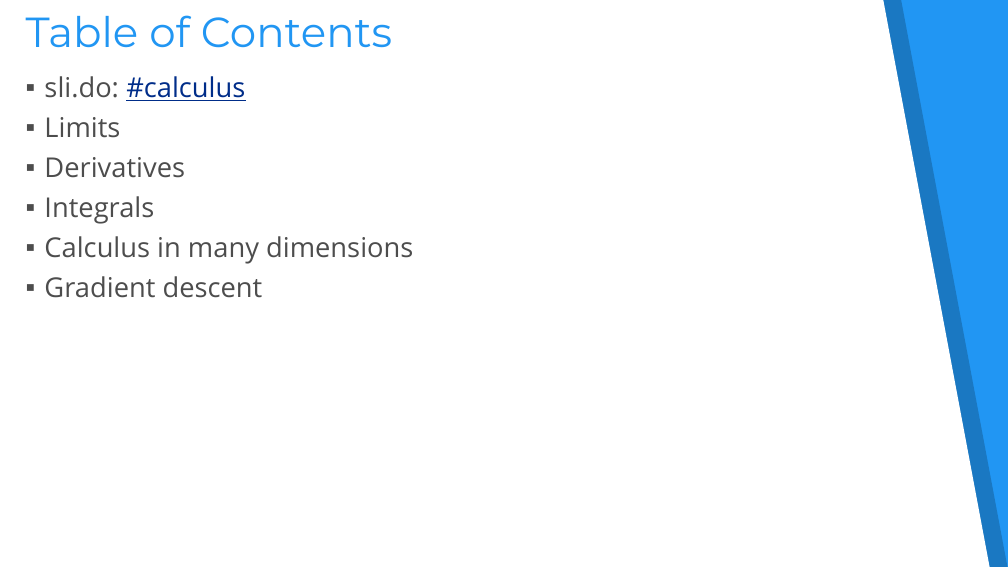
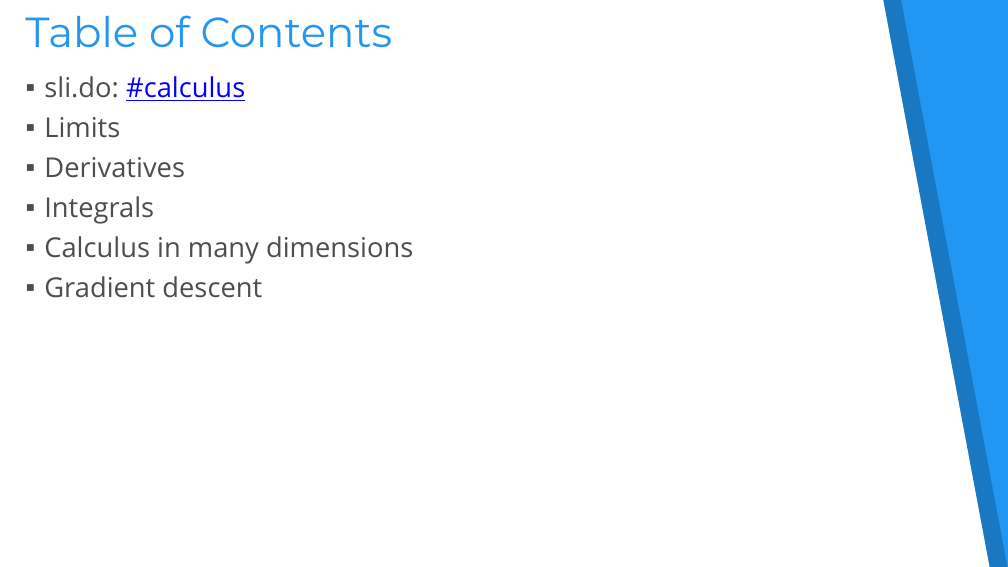
Before and after one commit to aquaruiz/Math_Concepts, a slide deck: slide 2 of 08. Calculus-Exercise/07. Calculus.pptx. Drawn at 1008x567 pixels with LibreOffice and Linux fonts; fonts in the diff are those of the drawing. Boxes give left, top, right and bottom in pixels: in the first picture for what was removed or moved away, otherwise in the second. Text is boxed around its words. In the diff, an @@ line names an element or a change of style, - is before the commit and + after.

Commit message:
solved Calculus Exercise

```diff
--- a/08. Calculus-Exercise/07. Calculus.pptx
+++ b/08. Calculus-Exercise/07. Calculus.pptx
@@ freeform shape at (0,0,990,567): outline redrawn @@
@@ text "sli.do: #calculus" at (44,76,413,298): text colour #002D89 to #0000FF in "#calculus" @@
```
Also in this commit, not shown: 18 other slides changed, 6 slides added, 6 slides removed.
